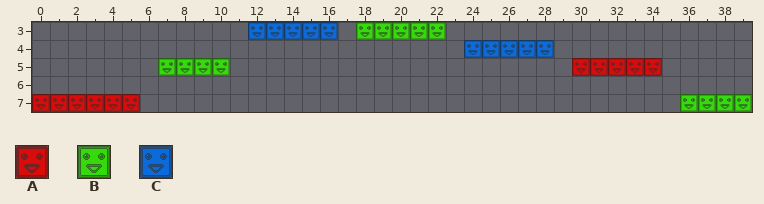
Tiled map: assets/maps/test.tmx. The picture above is the old version.
Cells are 32x32 px. Shown: x 0..39, y 3..7.
Key: from "blocks": A 0, B 1, C 2.
_ is an empty cell.
Layer "red" before, first column x 0:
3 ________________________________________
4 ________________________________________
5 ______________________________AAAAA_____
6 ________________________________________
7 AAAAAA__________________________________
Layer "green" before, first column x 0:
3 __________________BBBBB_________________
4 ________________________________________
5 _______BBBB_____________________________
6 ________________________________________
7 ____________________________________BBBB
Layer "blue" before, first column x 0:
3 ____________CCCCC_______________________
4 ________________________CCCCC___________
5 ________________________________________
6 ________________________________________
7 ________________________________________
After:
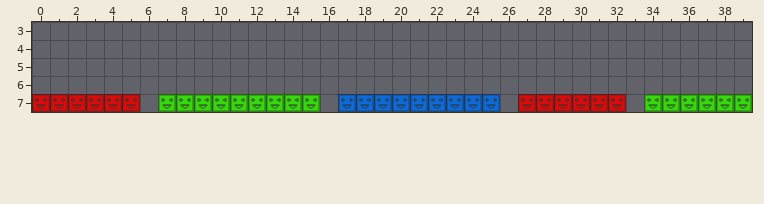
Edits made:
Changed rows in their new state; . is an unchanged cell.
Layer "red":
first column x 27:
5 ..._____
7 AAAAAA..
Layer "green":
first column x 7:
3 ..........._____.............
5 ____.........................
7 BBBBBBBBB..................BB
Layer "blue":
first column x 12:
3 _____............
4 ............_____
7 .....CCCCCCCCC...
